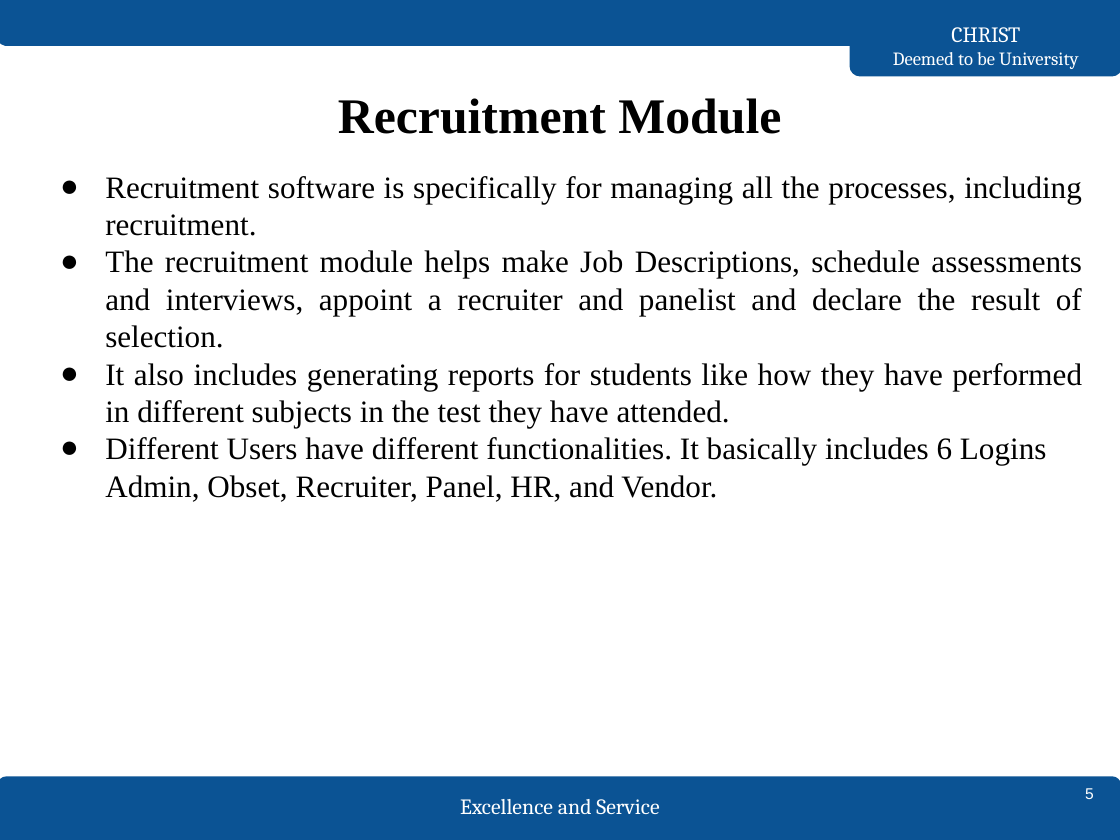
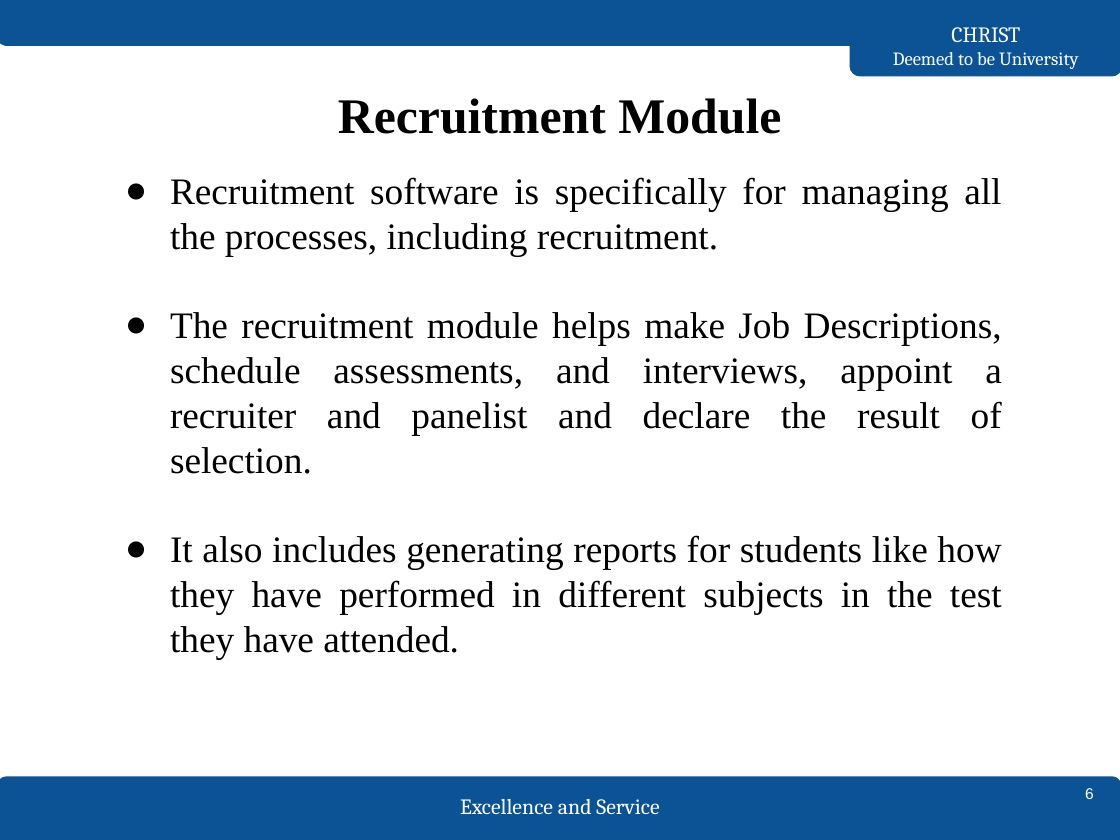
Before and after one commit to sandeepss2020/sem6, a slide deck: slide 6 of 2147130_SandeepSS.pptx (slide 5 before the commit). Drawn at 1120x840 pixels with LibreOffice and Linux fonts; fonts in the diff are those of the drawing. Boxes give left, top, right and bottom in pixels: in the first picture for what was removed or moved away, otherwise in the second. Text is boxed around its words. In the diff, an @@ line names an element or a change of style, - is before the commit and + after.

Commit message:
Presentation 1 Updated

```diff
--- a/2147130_SandeepSS.pptx
+++ b/2147130_SandeepSS.pptx
@@ text "Recruitment software is specifically for ...": place and size @@
-text "Recruitment software is specifically for ..." at bbox=[105, 176, 1082, 502]
+text "Recruitment software is specifically for ..." at bbox=[170, 177, 1002, 659]
@@ text at bbox=[170, 177, 1002, 659]: size 20 to 24 pt in "Recruitment software is specifically for managing all ...", "It also includes generating reports for students ..." @@
@@ text at bbox=[170, 312, 1002, 474]: text changed; size 20 to 24 pt @@
-● The recruitment module helps make Job Descriptions, schedule assessments and interviews, appoint a recruiter and panelist and declare the result of selection.
+● The recruitment module helps make Job Descriptions, schedule assessments, and interviews, appoint a recruiter and panelist and declare the result of selection.
@@ text at bbox=[105, 437, 1046, 502]: paragraph removed @@
-● Different Users have different functionalities. It basically includes 6 Logins
-  Admin, Obset, Recruiter, Panel, HR, and Vendor.
@@ page number at bbox=[1085, 788, 1094, 799]: text changed @@
-5
+6
```
Also in this commit, not shown: 8 other slides changed, 2 slides added.
